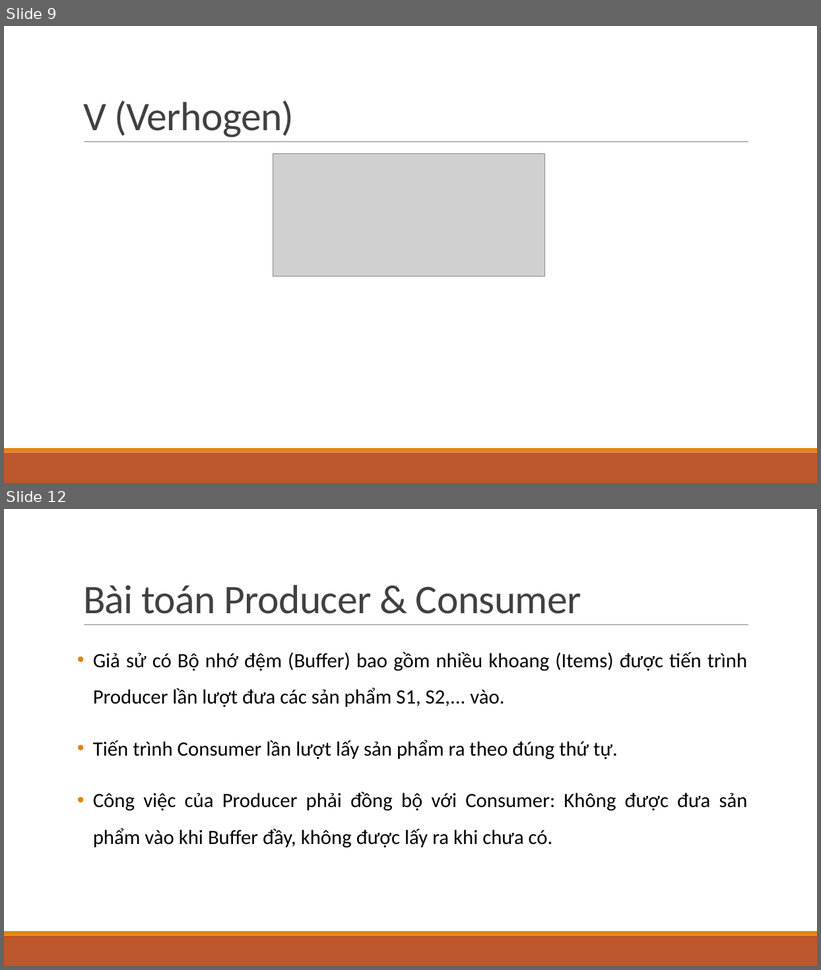
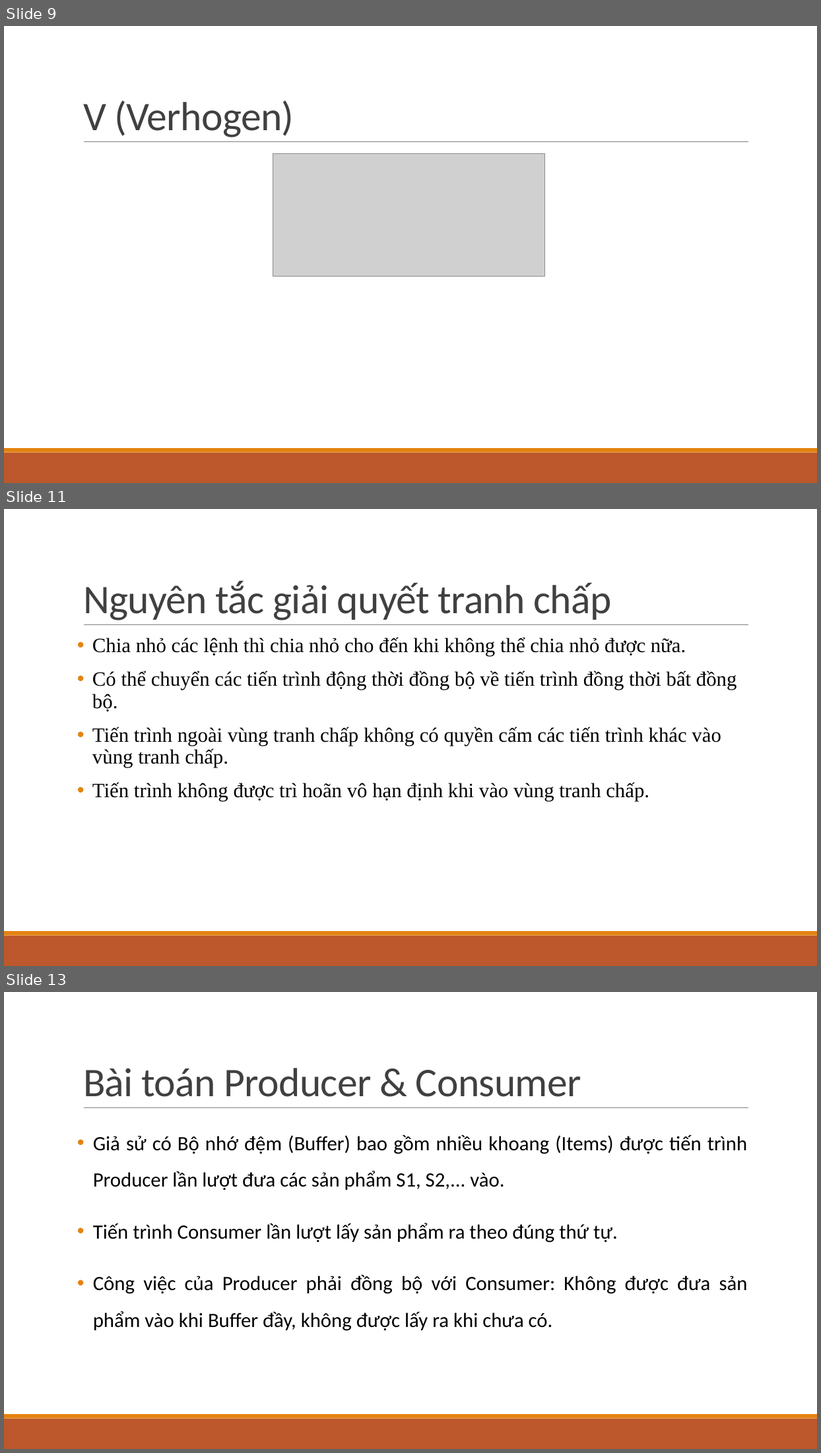
Before and after one commit to sunny-THS/Semaphore_CP, a slide deck: BaoCaoPPT.pptx. Shown one above the other, each under a label of ours: slides 9 and 12 before the commit, slides 9, 11 and 13 after it; the slides between them are not shown. The pictures are 821x970 and 821x1453 pixels, drawn with LibreOffice and Linux fonts; fonts in the diff are those of the drawing; grey boxes stand for pictures. Boxes give left, top, right and bottom in pixels: in the first picture for what was removed or moved away, otherwise in the second. Text is boxed around its words. In the diff, an @@ line names an element or a change of style, - is before the commit and + after.

```diff
--- a/BaoCaoPPT.pptx
+++ b/BaoCaoPPT.pptx
@@ slide 11 added at [4, 509, 817, 966], background #FFFFFF; not listed: 3 template elements that a slide beside it also shows @@
@@ title added at [83, 581, 612, 621], 48 pt, text #404040 @@
+Nguyên tắc giải quyết tranh chấp
@@ text added at [92, 637, 737, 801], 24 pt, text #000000 @@
+• Chia nhỏ các lệnh thì chia nhỏ cho đến khi không thể chia nhỏ được nữa.
+• Có thể chuyển các tiến trình động thời đồng bộ về tiến trình đồng thời bất đồng bộ.
+• Tiến trình ngoài vùng tranh chấp không có quyền cấm các tiến trình khác vào vùng tranh chấp.
+• Tiến trình không được trì hoãn vô hạn định khi vào vùng tranh chấp.
@@ what was slide 12 is now slide 13 @@
```
Also in this commit, not shown: 2 slides changed, 5 other slides added, 6 other files.
